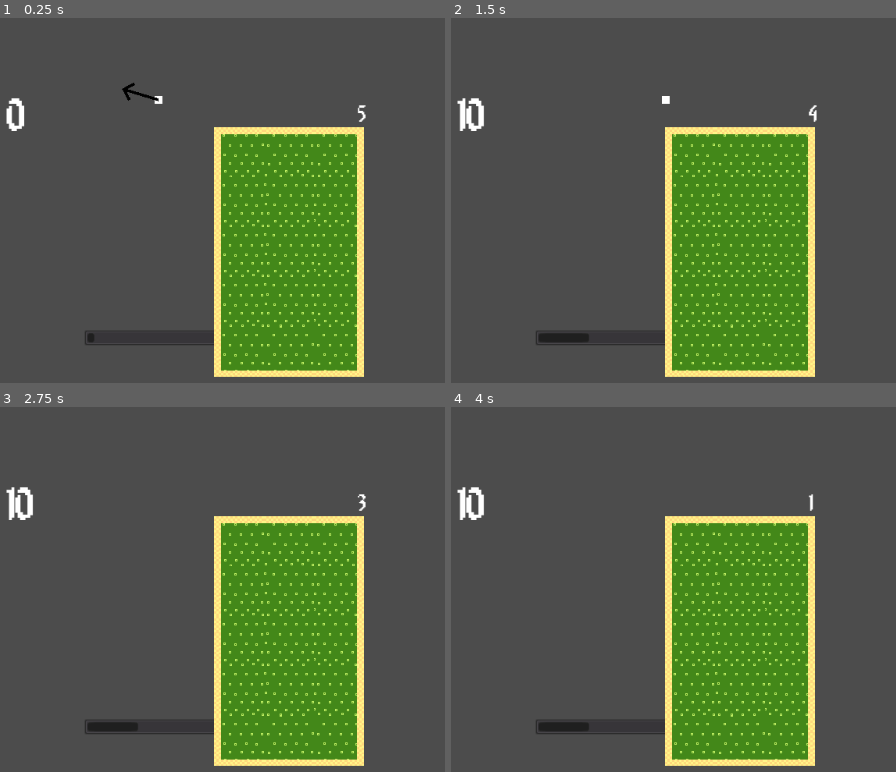
Above: before the commit, frames 1-4 (two rows, left to right).
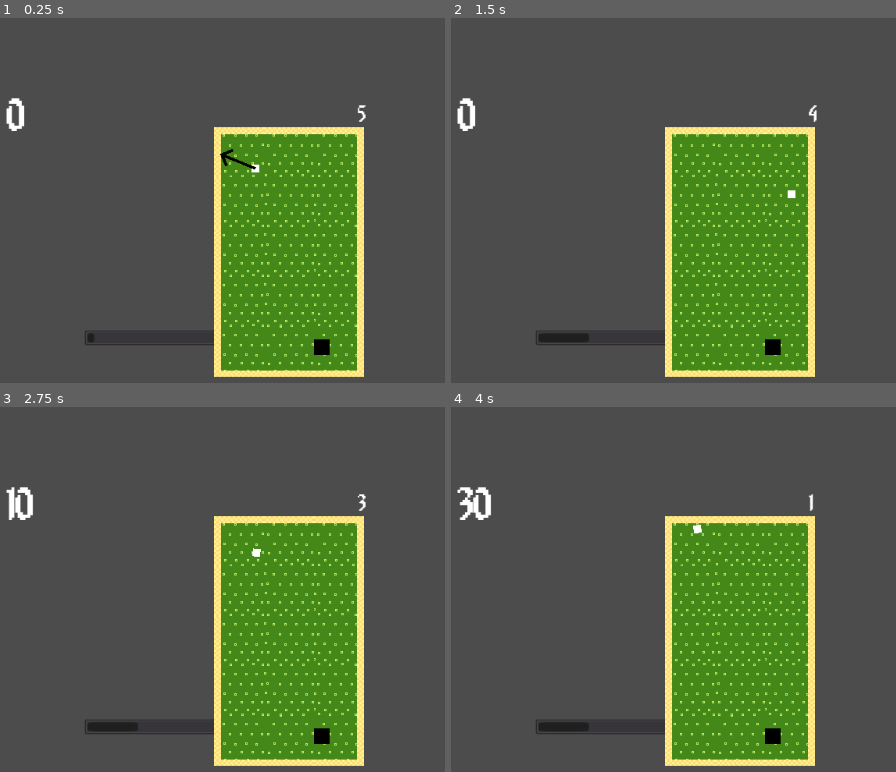
Above: after the commit, the same moments.

Repository: kenset/Par-One
Game: Godot game, scene res://PlayScene.tscn
Two runs of this game, one before a commit and one after it. Both use one fixed random seed, a clock stepped at 60 frames per second and the inputs below.
Inputs (mouse positions are in pixels of both pictures, inside the frame that each line leads up to):
- Up to frame 1 (0.25 s): no input
- Up to frame 2 (1.5 s): tap Enter at 0.5 s; move the mouse to (outside the picture) at 0.52 s; tap Space at 0.77 s; move the mouse to (580, 277) at 1.27 s
- Up to frame 3 (2.75 s): tap Space at 1.52 s; move the mouse to (369, 538) at 2.02 s
- Up to frame 4 (4 s): tap Space at 2.75, 3.02, 3.77 s; move the mouse to (700, 735) at 2.77 s; move the mouse to (outside the picture) at 3.52 s

The runs differ from the first frame. In frame 1, 0.5% of the frame differs, in the area x 27-75%, y 17-93%; in frame 2, 0.6%; in frame 3, 0.2%; in frame 4, 0.7%, in the area x 1-75%, y 21-93%.

Commit message:
Moves golf ball and hole to be children of their respective courses

Diff:
--- a/GolfBall.gd
+++ b/GolfBall.gd
@@ -9,7 +9,6 @@
 signal score_points
 
 func _ready():
-	self.set_process_input(true)
 	self.connect("body_entered", self, "_on_body_entered")
 
 func _process(delta):
@@ -26,7 +25,7 @@
 
 func _on_power_level_selected(power_level):
 	$Arrow.hide()
-	self.apply_central_impulse((get_global_mouse_position() - self.position).normalized() * (power_level * POWER_MULTIPLIER))
+	self.apply_central_impulse((get_global_mouse_position() - self.global_position).normalized() * (power_level * POWER_MULTIPLIER))
 
 func _on_body_entered(body):
 	emit_signal("score_points", WALL_POINTS)
--- a/PlayScene.gd
+++ b/PlayScene.gd
@@ -5,18 +5,9 @@
 export(Array, PackedScene) var courses
 
 var currentCourseNumber = 0
-var currentCourse
+var currentCourse: Node2D
 
 func _ready():
-	$GolfBall.connect("golf_ball_hit", $PowerMeter, "_on_golf_ball_hit")
-	$PowerMeter.connect("power_level_selected", $GolfBall, "_on_power_level_selected")
-	$Timer/Timer.connect("timeout", self, "_on_timeout")
-	$Hole.connect("hole_in_one", $GolfBall, "_on_hole_in_one")
-
-	self.connect("score_points", $HighScore, "_on_score_points")
-	$GolfBall.connect("score_points", $HighScore, "_on_score_points")
-	$Hole.connect("score_points", $HighScore, "_on_score_points")
-
 	loadCourse(currentCourseNumber)
 
 func loadNextCourse():
@@ -28,6 +19,19 @@
 	currentCourse = courses[courseNumber].instance()
 	currentCourse.set_global_transform($ScreenCenter.get_global_transform())
 	add_child(currentCourse)
+
+	var golfBall: Node2D = currentCourse.get_node("GolfBall")
+	var hole: Node2D = currentCourse.get_node("Hole")
+
+	golfBall.connect("golf_ball_hit", $PowerMeter, "_on_golf_ball_hit")
+	$PowerMeter.connect("power_level_selected", golfBall, "_on_power_level_selected")
+
+	$Timer/Timer.connect("timeout", self, "_on_timeout")
+	hole.connect("hole_in_one", golfBall, "_on_hole_in_one")
+
+	self.connect("score_points", $HighScore, "_on_score_points")
+	golfBall.connect("score_points", $HighScore, "_on_score_points")
+	hole.connect("score_points", $HighScore, "_on_score_points")
 
 #func _process(delta):
 #	pass
--- a/PlayScene.tscn
+++ b/PlayScene.tscn
@@ -1,31 +1,23 @@
-[gd_scene load_steps=9 format=2]
+[gd_scene load_steps=7 format=2]
 
 [ext_resource path="res://PlayScene.gd" type="Script" id=1]
 [ext_resource path="res://courses/Course_01.tscn" type="PackedScene" id=2]
 [ext_resource path="res://courses/Course_02.tscn" type="PackedScene" id=3]
-[ext_resource path="res://Hole.tscn" type="PackedScene" id=4]
-[ext_resource path="res://GolfBall.tscn" type="PackedScene" id=5]
-[ext_resource path="res://PowerMeter.tscn" type="PackedScene" id=6]
-[ext_resource path="res://Timer.tscn" type="PackedScene" id=7]
-[ext_resource path="res://HighScore.tscn" type="PackedScene" id=8]
+[ext_resource path="res://PowerMeter.tscn" type="PackedScene" id=4]
+[ext_resource path="res://Timer.tscn" type="PackedScene" id=5]
+[ext_resource path="res://HighScore.tscn" type="PackedScene" id=6]
 
 [node name="PlayScene" type="Node2D"]
 script = ExtResource( 1 )
 courses = [ ExtResource( 2 ), ExtResource( 3 ) ]
 
-[node name="Hole" parent="." instance=ExtResource( 4 )]
-position = Vector2( 526, 320 )
-
-[node name="GolfBall" parent="." instance=ExtResource( 5 )]
-position = Vector2( 340, 100 )
-
-[node name="PowerMeter" parent="." instance=ExtResource( 6 )]
+[node name="PowerMeter" parent="." instance=ExtResource( 4 )]
 position = Vector2( 250, 400 )
 
-[node name="Timer" parent="." instance=ExtResource( 7 )]
+[node name="Timer" parent="." instance=ExtResource( 5 )]
 position = Vector2( 600, 110 )
 
-[node name="HighScore" parent="." instance=ExtResource( 8 )]
+[node name="HighScore" parent="." instance=ExtResource( 6 )]
 position = Vector2( 150, 100 )
 
 [node name="ScreenCenter" type="Node2D" parent="."]
--- a/courses/Course_01.tscn
+++ b/courses/Course_01.tscn
@@ -9,49 +9,60 @@
 [ext_resource path="res://courses/course_components/BottomRightCourse.tscn" type="PackedScene" id=7]
 [ext_resource path="res://courses/course_components/BottomCourse.tscn" type="PackedScene" id=8]
 [ext_resource path="res://courses/course_components/CourseGrass.tscn" type="PackedScene" id=9]
+[ext_resource path="res://GolfBall.tscn" type="PackedScene" id=10]
+[ext_resource path="res://Hole.tscn" type="PackedScene" id=11]
 
 [node name="Course_01" type="Node2D"]
 
-[node name="TopCourse" parent="." instance=ExtResource( 1 )]
+[node name="CourseComponents" type="Node2D" parent="."]
+editor/display_folded = true
+
+[node name="TopCourse" parent="CourseComponents" instance=ExtResource( 1 )]
 position = Vector2( 0, -128 )
 
-[node name="TopLeftCourse" parent="." instance=ExtResource( 2 )]
+[node name="TopLeftCourse" parent="CourseComponents" instance=ExtResource( 2 )]
 position = Vector2( -64, -128 )
 
-[node name="TopRightCourse" parent="." instance=ExtResource( 3 )]
+[node name="TopRightCourse" parent="CourseComponents" instance=ExtResource( 3 )]
 position = Vector2( 64, -128 )
 
-[node name="SideLeftCourse" parent="." instance=ExtResource( 4 )]
+[node name="SideLeftCourse" parent="CourseComponents" instance=ExtResource( 4 )]
 position = Vector2( -64, -64 )
 
-[node name="SideLeftCourse2" parent="." instance=ExtResource( 4 )]
+[node name="SideLeftCourse2" parent="CourseComponents" instance=ExtResource( 4 )]
 position = Vector2( -64, 0 )
 
-[node name="SideLeftCourse3" parent="." instance=ExtResource( 4 )]
+[node name="SideLeftCourse3" parent="CourseComponents" instance=ExtResource( 4 )]
 position = Vector2( -64, 64 )
 
-[node name="SideRightCourse" parent="." instance=ExtResource( 5 )]
+[node name="SideRightCourse" parent="CourseComponents" instance=ExtResource( 5 )]
 position = Vector2( 64, -64 )
 
-[node name="SideRightCourse2" parent="." instance=ExtResource( 5 )]
+[node name="SideRightCourse2" parent="CourseComponents" instance=ExtResource( 5 )]
 position = Vector2( 64, 0 )
 
-[node name="SideRightCourse3" parent="." instance=ExtResource( 5 )]
+[node name="SideRightCourse3" parent="CourseComponents" instance=ExtResource( 5 )]
 position = Vector2( 64, 64 )
 
-[node name="BottomLeftCourse" parent="." instance=ExtResource( 6 )]
+[node name="BottomLeftCourse" parent="CourseComponents" instance=ExtResource( 6 )]
 position = Vector2( -64, 128 )
 
-[node name="BottomRightCourse" parent="." instance=ExtResource( 7 )]
+[node name="BottomRightCourse" parent="CourseComponents" instance=ExtResource( 7 )]
 position = Vector2( 64, 128 )
 
-[node name="BottomCourse" parent="." instance=ExtResource( 8 )]
+[node name="BottomCourse" parent="CourseComponents" instance=ExtResource( 8 )]
 position = Vector2( 0, 128 )
 
-[node name="CourseGrass" parent="." instance=ExtResource( 9 )]
+[node name="CourseGrass" parent="CourseComponents" instance=ExtResource( 9 )]
 position = Vector2( 0, -64 )
 
-[node name="CourseGrass2" parent="." instance=ExtResource( 9 )]
+[node name="CourseGrass2" parent="CourseComponents" instance=ExtResource( 9 )]
 
-[node name="CourseGrass5" parent="." instance=ExtResource( 9 )]
+[node name="CourseGrass5" parent="CourseComponents" instance=ExtResource( 9 )]
 position = Vector2( 0, 64 )
+
+[node name="GolfBall" parent="." instance=ExtResource( 10 )]
+position = Vector2( -48, -112 )
+
+[node name="Hole" parent="." instance=ExtResource( 11 )]
+position = Vector2( 32, 112 )
--- a/courses/Course_02.tscn
+++ b/courses/Course_02.tscn
@@ -9,53 +9,64 @@
 [ext_resource path="res://courses/course_components/CourseGrass.tscn" type="PackedScene" id=7]
 [ext_resource path="res://courses/course_components/TopCourse.tscn" type="PackedScene" id=8]
 [ext_resource path="res://courses/course_components/BottomRightCourse.tscn" type="PackedScene" id=9]
+[ext_resource path="res://GolfBall.tscn" type="PackedScene" id=10]
+[ext_resource path="res://Hole.tscn" type="PackedScene" id=11]
 
 [node name="Course_01" type="Node2D"]
 
-[node name="TopLeftCourse" parent="." instance=ExtResource( 1 )]
+[node name="CourseComponents" type="Node2D" parent="."]
+editor/display_folded = true
+
+[node name="TopLeftCourse" parent="CourseComponents" instance=ExtResource( 1 )]
 position = Vector2( -96, -160 )
 
-[node name="TopRightCourse" parent="." instance=ExtResource( 2 )]
+[node name="TopRightCourse" parent="CourseComponents" instance=ExtResource( 2 )]
 position = Vector2( -32, -160 )
 
-[node name="SideLeftCourse" parent="." instance=ExtResource( 3 )]
+[node name="SideLeftCourse" parent="CourseComponents" instance=ExtResource( 3 )]
 position = Vector2( -96, -96 )
 
-[node name="SideLeftCourse2" parent="." instance=ExtResource( 3 )]
+[node name="SideLeftCourse2" parent="CourseComponents" instance=ExtResource( 3 )]
 position = Vector2( -96, -32 )
 
-[node name="SideLeftCourse3" parent="." instance=ExtResource( 3 )]
+[node name="SideLeftCourse3" parent="CourseComponents" instance=ExtResource( 3 )]
 position = Vector2( -96, 32 )
 
-[node name="SideRightCourse" parent="." instance=ExtResource( 4 )]
+[node name="SideRightCourse" parent="CourseComponents" instance=ExtResource( 4 )]
 position = Vector2( -32, -96 )
 
-[node name="SideRightCourse2" parent="." instance=ExtResource( 4 )]
+[node name="SideRightCourse2" parent="CourseComponents" instance=ExtResource( 4 )]
 position = Vector2( -32, -32 )
 
-[node name="BottomLeftCourse" parent="." instance=ExtResource( 5 )]
+[node name="BottomLeftCourse" parent="CourseComponents" instance=ExtResource( 5 )]
 position = Vector2( -96, 96 )
 
-[node name="BottomCourse" parent="." instance=ExtResource( 6 )]
+[node name="BottomCourse" parent="CourseComponents" instance=ExtResource( 6 )]
 position = Vector2( -32, 96 )
 
-[node name="CourseGrass5" parent="." instance=ExtResource( 7 )]
+[node name="CourseGrass5" parent="CourseComponents" instance=ExtResource( 7 )]
 position = Vector2( -32, 32 )
 
-[node name="TopCourse2" parent="." instance=ExtResource( 8 )]
+[node name="TopCourse2" parent="CourseComponents" instance=ExtResource( 8 )]
 position = Vector2( 96, 32 )
 
-[node name="BottomCourse2" parent="." instance=ExtResource( 6 )]
+[node name="BottomCourse2" parent="CourseComponents" instance=ExtResource( 6 )]
 position = Vector2( 96, 96 )
 
-[node name="BottomCourse3" parent="." instance=ExtResource( 6 )]
+[node name="BottomCourse3" parent="CourseComponents" instance=ExtResource( 6 )]
 position = Vector2( 32, 96 )
 
-[node name="TopRightCourse2" parent="." instance=ExtResource( 2 )]
+[node name="TopRightCourse2" parent="CourseComponents" instance=ExtResource( 2 )]
 position = Vector2( 160, 32 )
 
-[node name="BottomRightCourse" parent="." instance=ExtResource( 9 )]
+[node name="BottomRightCourse" parent="CourseComponents" instance=ExtResource( 9 )]
 position = Vector2( 160, 96 )
 
-[node name="TopCourse" parent="." instance=ExtResource( 8 )]
+[node name="TopCourse" parent="CourseComponents" instance=ExtResource( 8 )]
 position = Vector2( 32, 32 )
+
+[node name="GolfBall" parent="." instance=ExtResource( 10 )]
+position = Vector2( -80, -144 )
+
+[node name="Hole" parent="." instance=ExtResource( 11 )]
+position = Vector2( 128, 64 )
Not shown: 1 places in courses/Course_01.tscn that only renumber resources
Not shown: 1 places in courses/Course_02.tscn that only renumber resources
